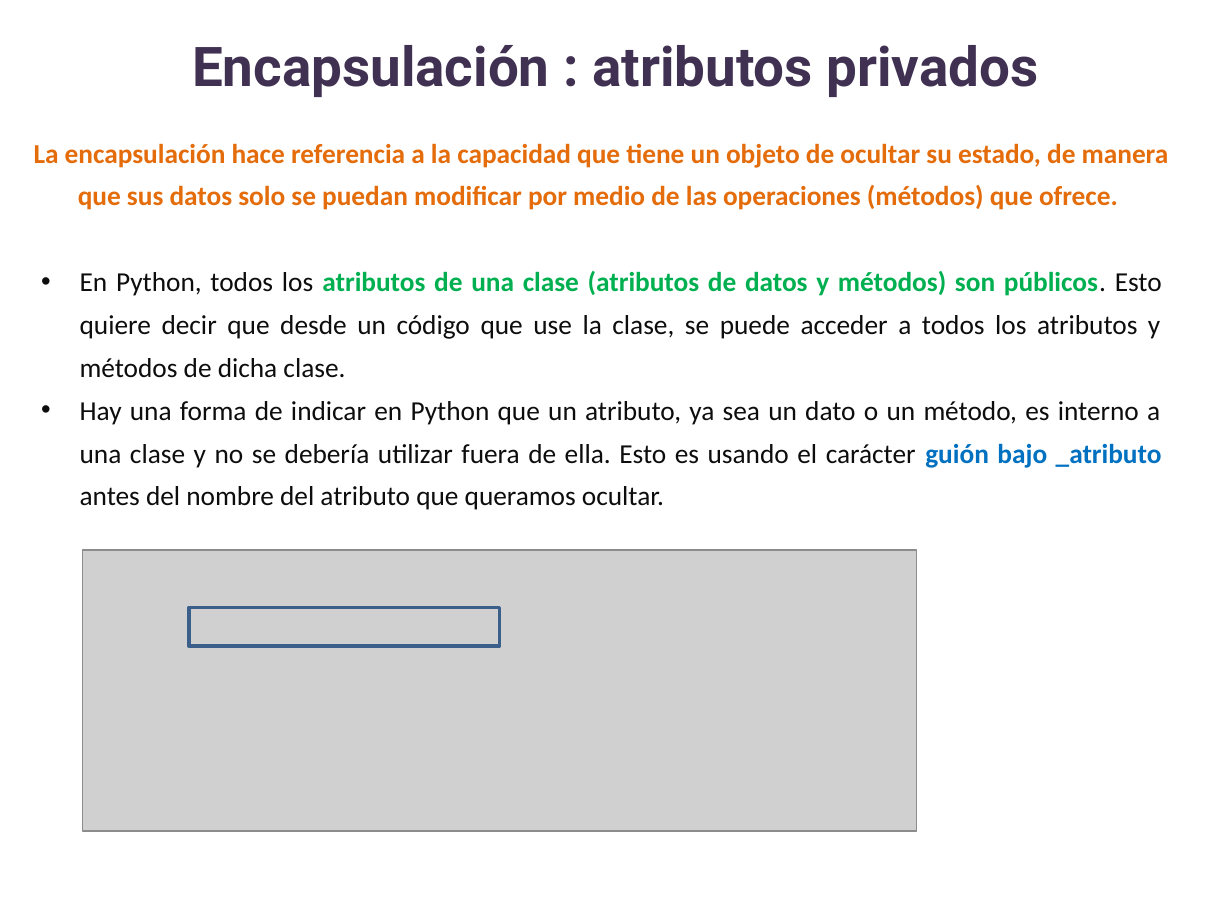
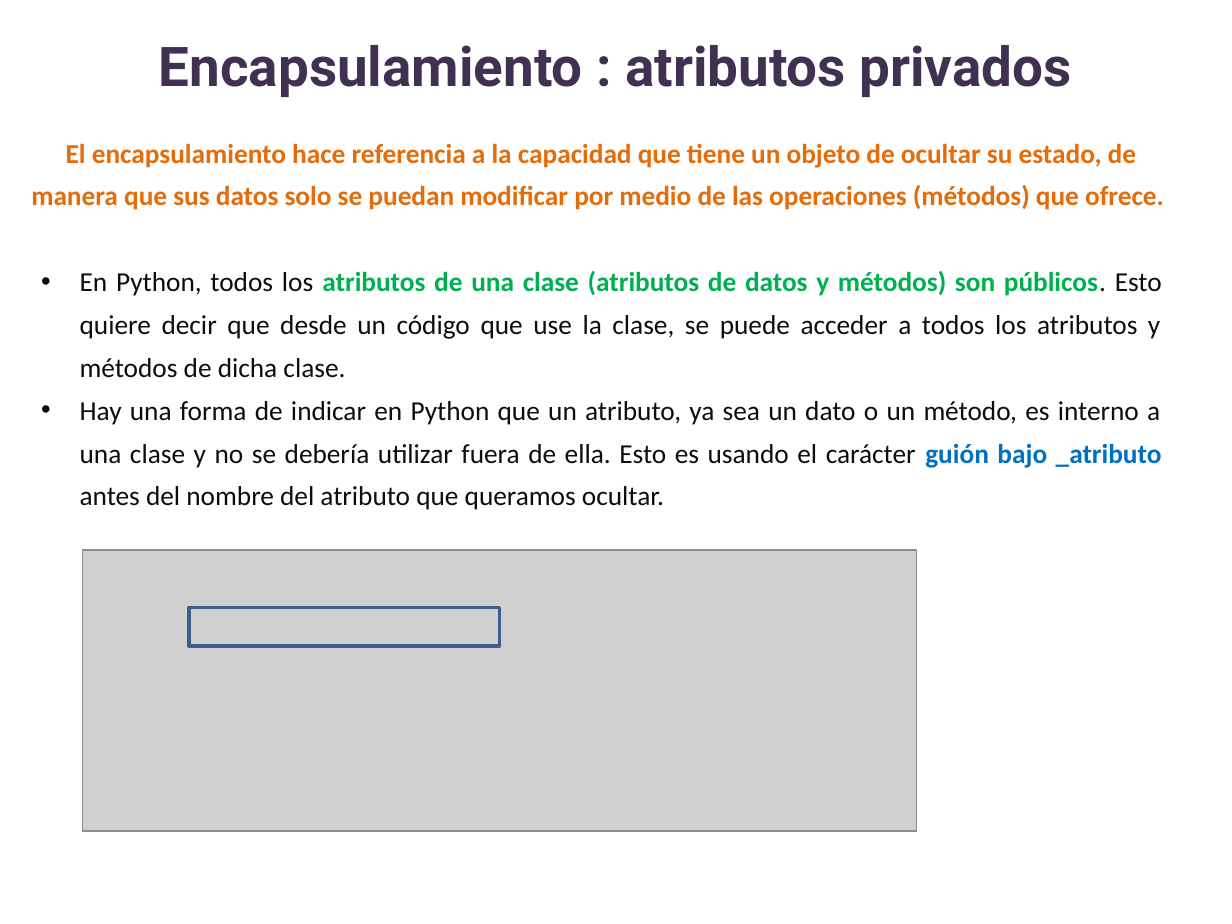
Before and after one commit to lizetheP/Analitica, a slide deck: slide 7 of CalendarioAgo26/presentaciones/15_POO_Encapsulamiento.pptx. Drawn at 1232x924 pixels with LibreOffice and Linux fonts; fonts in the diff are those of the drawing; grey boxes stand for pictures. Boxes give left, top, right and bottom in pixels: in the first picture for what was removed or moved away, otherwise in the second. Text is boxed around its words. In the diff, an @@ line names an element or a change of style, - is before the commit and + after.

```diff
--- a/CalendarioAgo26/presentaciones/15_POO_Encapsulamiento.pptx
+++ b/CalendarioAgo26/presentaciones/15_POO_Encapsulamiento.pptx
@@ text at <box>159,45,1072,97</box>: text changed @@
-Encapsulación : atributos privados
+Encapsulamiento : atributos privados
@@ text at <box>31,143,1164,210</box>: text changed @@
-La encapsulación hace referencia a la capacidad que tiene un objeto de ocultar su estado, de manera que sus datos solo se puedan modificar por medio de las operaciones (métodos) que ofrece.
+El encapsulamiento hace referencia a la capacidad que tiene un objeto de ocultar su estado, de manera que sus datos solo se puedan modificar por medio de las operaciones (métodos) que ofrece.
```
Also in this commit, not shown: 7 other slides changed, 2 other files.
